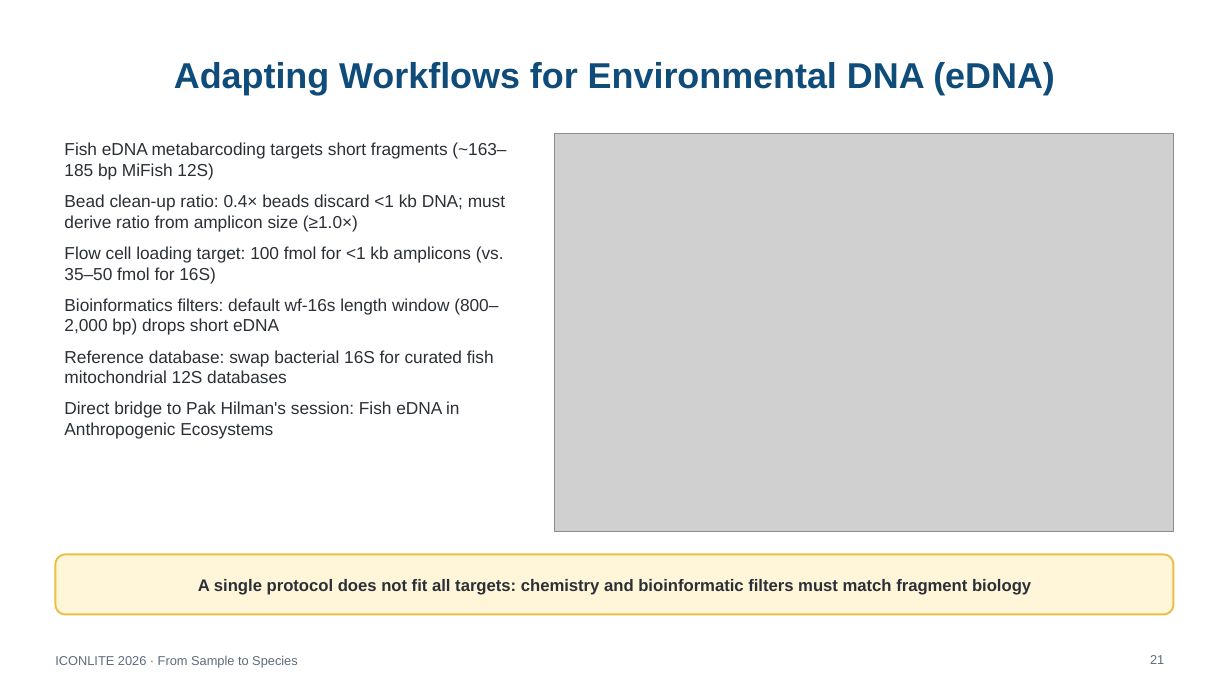
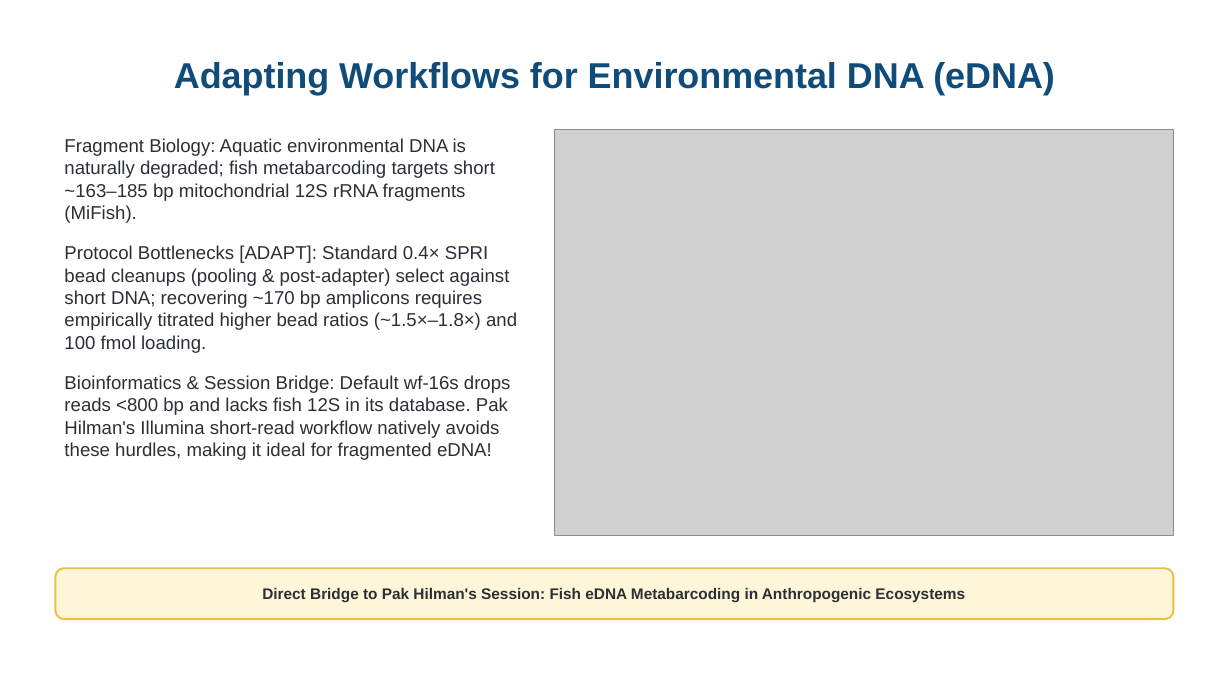
Before and after one commit to WhyAdr/ICONLITE-2026, a slide deck: slide 21 of ICONLITE_ONT_Amplicon_Sequencing_Workshop.pptx. Drawn at 1232x693 pixels with LibreOffice and Linux fonts; fonts in the diff are those of the drawing; grey boxes stand for pictures. Boxes give left, top, right and bottom in pixels: in the first picture for what was removed or moved away, otherwise in the second. Text is boxed around its words. In the diff, an @@ line names an element or a change of style, - is before the commit and + after.

Commit message:
Resolve Claude critiques: remove footers/numbers, embed real MinKNOW/EPI2ME screenshots, fix protocol discrepancies, and regenerate handbook DOCX/PDF

```diff
--- a/ICONLITE_ONT_Amplicon_Sequencing_Workshop.pptx
+++ b/ICONLITE_ONT_Amplicon_Sequencing_Workshop.pptx
@@ text at box(64, 138, 517, 460): text changed; size 13.5 to 14.5 pt @@
-Fish eDNA metabarcoding targets short fragments (~163–185 bp MiFish 12S)
-Bead clean-up ratio: 0.4× beads discard <1 kb DNA; must derive ratio from amplicon size (≥1.0×)
-Flow cell loading target: 100 fmol for <1 kb amplicons (vs. 35–50 fmol for 16S)
-Bioinformatics filters: default wf-16s length window (800–2,000 bp) drops short eDNA
-Reference database: swap bacterial 16S for curated fish mitochondrial 12S databases
-Direct bridge to Pak Hilman's session: Fish eDNA in Anthropogenic Ecosystems
+Fragment Biology: Aquatic environmental DNA is naturally degraded; fish metabarcoding targets short ~163–185 bp mitochondrial 12S rRNA fragments (MiFish).
+Protocol Bottlenecks [ADAPT]: Standard 0.4× SPRI bead cleanups (pooling & post-adapter) select against short DNA; recovering ~170 bp amplicons requires empirically titrated higher bead ratios (~1.5×–1.8×) and 100 fmol loading.
+Bioinformatics & Session Bridge: Default wf-16s drops reads <800 bp and lacks fish 12S in its database. Pak Hilman's Illumina short-read workflow natively avoids these hurdles, making it ideal for fragmented eDNA!
@@ picture: place and size @@
-picture at box(555, 134, 1174, 531)
+picture at box(555, 129, 1174, 536)
@@ rounded rectangle removed at box(55, 555, 1174, 615) @@
-A single protocol does not fit all targets: chemistry and bioinformatic filters must match fragment biology
@@ rounded rectangle added at box(55, 568, 1174, 619), fill #FFF6D9, outline #EABF45 1.5 pt, 12 pt, text #2B2F36, bold @@
+Direct Bridge to Pak Hilman's Session: Fish eDNA Metabarcoding in Anthropogenic Ecosystems
@@ text removed at box(55, 655, 298, 668) @@
-ICONLITE 2026 · From Sample to Species
@@ page number removed at box(1150, 655, 1164, 664) @@
-21
```
Also in this commit, not shown: 21 other slides changed, 1 slide added, 1 slide removed, 18 other files.
